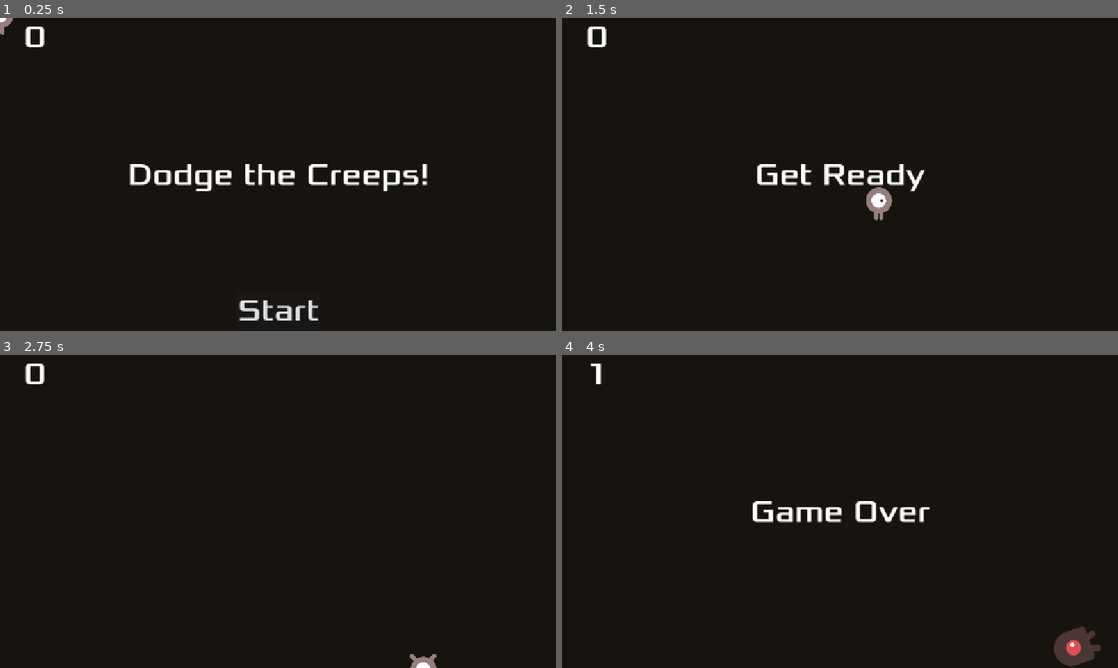
Above: before the commit, frames 1-4 (two rows, left to right).
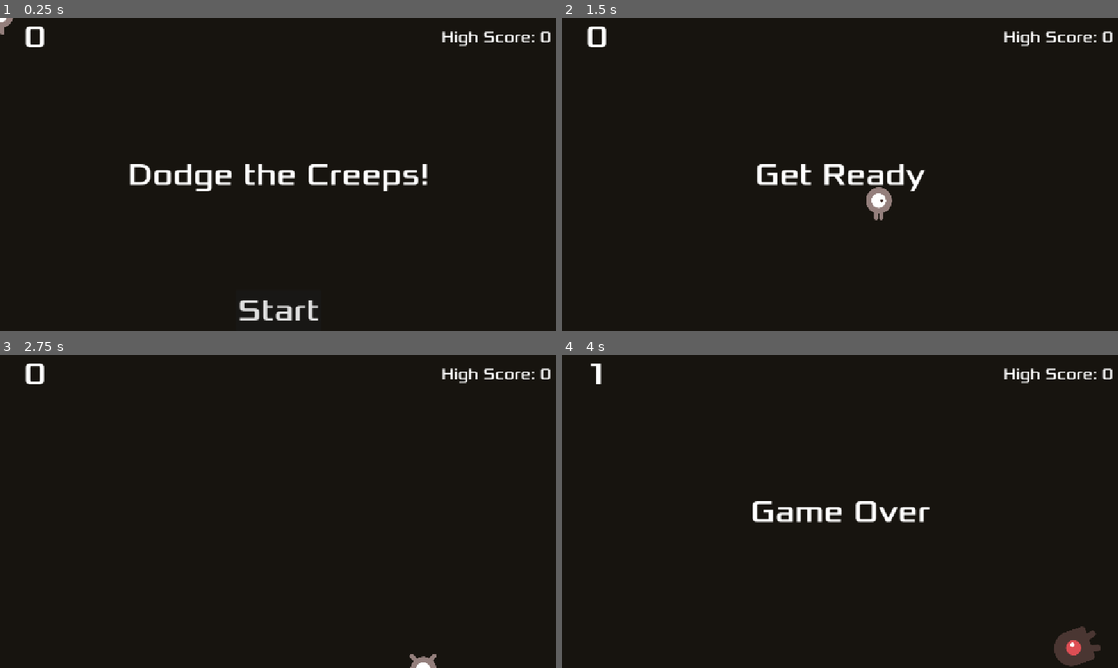
Above: after the commit, the same moments.

Repository: ZerfyT/dodge-the-creeps
Game: Godot game, scene res://main.tscn
Two runs of this game, one before a commit and one after it. Both use one fixed random seed, a clock stepped at 60 frames per second and the inputs below.
Inputs:
- Up to frame 1 (0.25 s): no input
- Up to frame 2 (1.5 s): click "Start" at 0.5 s; tap Enter at 1.25 s; hold Right (move_right) from 1.28 s (still down)
- Up to frame 3 (2.75 s): release Right (move_right) at 2.03 s; hold Down (move_down) from 2.03 s (still down)
- Up to frame 4 (4 s): release Down (move_down) at 2.78 s; hold Right (move_right) 2.78-3.53 s; hold Up (move_up) from 3.53 s (still down)

The runs differ from the first frame. In frame 1, 0.3% of the frame differs, in the area x 79-99%, y 4-10%; in frame 2, 0.3%; in frame 3, 0.3%; in frame 4, 0.3%.

Commit message:
add high score label

Diff:
--- a/hud.gd
+++ b/hud.gd
@@ -2,9 +2,13 @@
 
 signal start_game
 
+var high_score = 0
+const SAVE_PATH = "user://highscore.save"
+
 # Called when the node enters the scene tree for the first time.
 func _ready() -> void:
-	pass # Replace with function body.
+	load_high_score()
+	update_high_score_display()
 
 
 # Called every frame. 'delta' is the elapsed time since the previous frame.
@@ -27,8 +31,29 @@
 	await get_tree().create_timer(1.0).timeout
 	$StartButton.show()
 
+	# Check for new high score
+	if $ScoreLabel.text.to_int() > high_score:
+		high_score = $ScoreLabel.text.to_int()
+		save_high_score()
+
+	update_high_score_display()
+
 func update_score(score):
 	$ScoreLabel.text = str(score)
+
+func update_high_score_display():
+	$HighScoreLabel.text = "High Score: " + str(high_score)
+
+func save_high_score():
+	var file = FileAccess.open(SAVE_PATH, FileAccess.WRITE)
+	file.store_var(high_score)
+	file.close()
+
+func load_high_score():
+	if FileAccess.file_exists(SAVE_PATH):
+		var file = FileAccess.open(SAVE_PATH, FileAccess.READ)
+		high_score = file.get_var()
+		file.close()
 
 func _on_start_button_pressed():
 	$StartButton.hide()
--- a/hud.tscn
+++ b/hud.tscn
@@ -18,6 +18,17 @@
 size_flags_horizontal = 4
 theme_override_fonts/font = ExtResource("1_kk5b2")
 theme_override_font_sizes/font_size = 64
+text = "0"
+horizontal_alignment = 1
+vertical_alignment = 1
+
+[node name="HighScoreLabel" type="Label" parent="."]
+offset_left = 904.0
+offset_right = 1152.0
+offset_bottom = 78.0
+size_flags_horizontal = 4
+theme_override_fonts/font = ExtResource("1_kk5b2")
+theme_override_font_sizes/font_size = 32
 text = "0"
 horizontal_alignment = 1
 vertical_alignment = 1
--- a/project.godot
+++ b/project.godot
@@ -10,7 +10,8 @@
 
 [application]
 
-config/name="New Game Project"
+config/name="Dodge The Creeps"
+config/version="1.0"
 run/main_scene="uid://ic3hvi1vc68o"
 config/features=PackedStringArray("4.4", "Forward Plus")
 config/icon="res://icon.svg"
